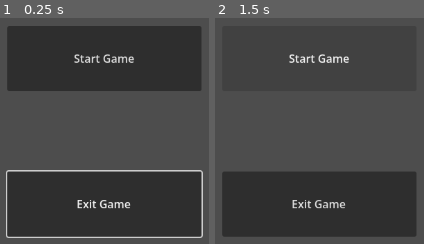
Above: before the commit, frames 1-2 (left to right).
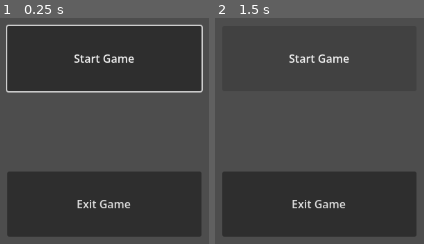
Above: after the commit, the same moments.

Repository: torchick20-ui/Roll-Your-Fate-F26
Game: Godot game, scene res://Scenes/Main Menu.tscn
The game is run twice, just before and just after one commit, with the same random seed, the same clock (stepped at 60 frames per second) and the same inputs. This scene is started directly instead of the project's main scene.
Inputs:
- Up to frame 1 (0.25 s): no input
- Up to frame 2 (1.5 s): click "Start Game" at 0.5 s; click "Start Game" at 1.25 s

The runs differ from the first frame. In frame 1, 4.1% of the frame differs, in the area x 2-98%, y 2-98%; in frame 2, nothing differs.

Commit message:
Buttons are surprisingly annoying with controller

Diff:
--- a/Godot/new-game-project/Scenes/Main Menu.tscn
+++ b/Godot/new-game-project/Scenes/Main Menu.tscn
@@ -2,12 +2,6 @@
 
 [ext_resource type="Script" uid="uid://i4br3gm27jp0" path="res://Scenes/start_button.gd" id="1_totuj"]
 [ext_resource type="Script" uid="uid://cp4tlme5a1uac" path="res://Scenes/exit_button.gd" id="2_hcxxy"]
-
-[sub_resource type="InputEventJoypadButton" id="InputEventJoypadButton_hcxxy"]
-button_index = 8
-
-[sub_resource type="Shortcut" id="Shortcut_totuj"]
-events = [SubResource("InputEventJoypadButton_hcxxy")]
 
 [node name="MainMenu" type="Node2D" unique_id=1468803633]
 
@@ -25,7 +19,6 @@
 offset_bottom = 273.0
 focus_neighbor_top = NodePath("../Exit Button")
 focus_neighbor_bottom = NodePath("../Exit Button")
-shortcut = SubResource("Shortcut_totuj")
 text = "Start Game"
 script = ExtResource("1_totuj")
 
--- a/Godot/new-game-project/Scenes/exit_button.gd
+++ b/Godot/new-game-project/Scenes/exit_button.gd
@@ -3,7 +3,7 @@
 
 # Called when the node enters the scene tree for the first time.
 func _ready() -> void:
-	self.grab_focus.call_deferred()
+
 	pass # Replace with function body.
 
 
--- a/Godot/new-game-project/Scenes/start_button.gd
+++ b/Godot/new-game-project/Scenes/start_button.gd
@@ -3,6 +3,7 @@
 
 # Called when the node enters the scene tree for the first time.
 func _ready() -> void:
+	self.grab_focus.call_deferred()
 	pass # Replace with function body.
 
 
